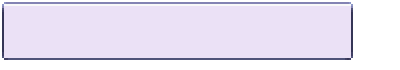
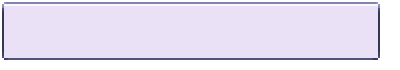
Before/after of a 400x70 layered artwork. What changed in the layer stack:
painted on "Layer 2" over box(345, 2, 380, 60)
